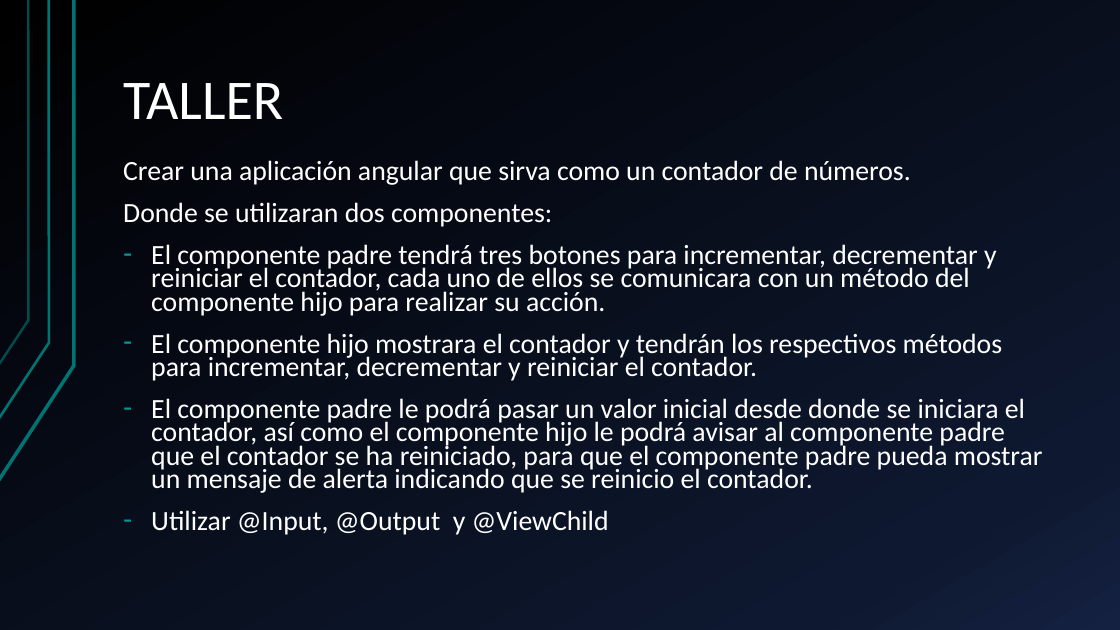
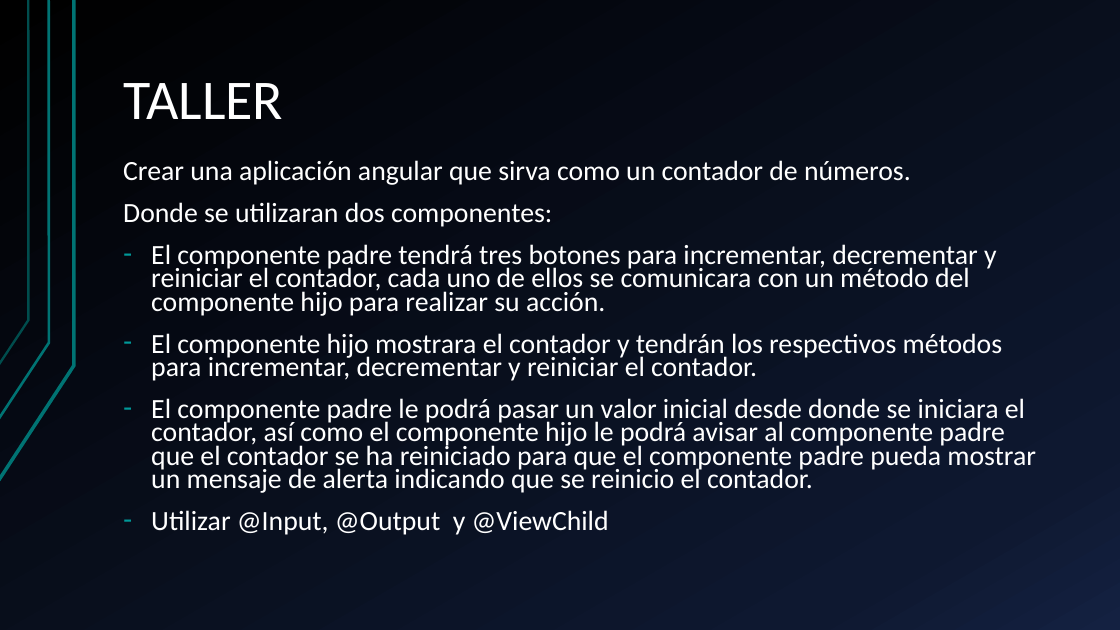
Before and after one commit to KevinToala/capacitacionAngular, a slide deck: slide 31 of Angular.pptx. Drawn at 1120x630 pixels with LibreOffice and Linux fonts; fonts in the diff are those of the drawing. Boxes give left, top, right and bottom in pixels: in the first picture for what was removed or moved away, otherwise in the second. Text is boxed around its words. In the diff, an @@ line names an element or a change of style, - is before the commit and + after.

```diff
--- a/Angular.pptx
+++ b/Angular.pptx
@@ text at [151,398,1036,493]: text changed @@
-– El componente padre le podrá pasar un valor inicial desde donde se iniciara el contador, así como el componente hijo le podrá avisar al componente padre que el contador se ha reiniciado, para que el componente padre pueda mostrar un mensaje de alerta indicando que se reinicio el contador.
+– El componente padre le podrá pasar un valor inicial desde donde se iniciara el contador, así como el componente hijo le podrá avisar al componente padre que el contador se ha reiniciado para que el componente padre pueda mostrar un mensaje de alerta indicando que se reinicio el contador.
```
Also in this commit, not shown: 1 other slide changed, 7 slides added.
